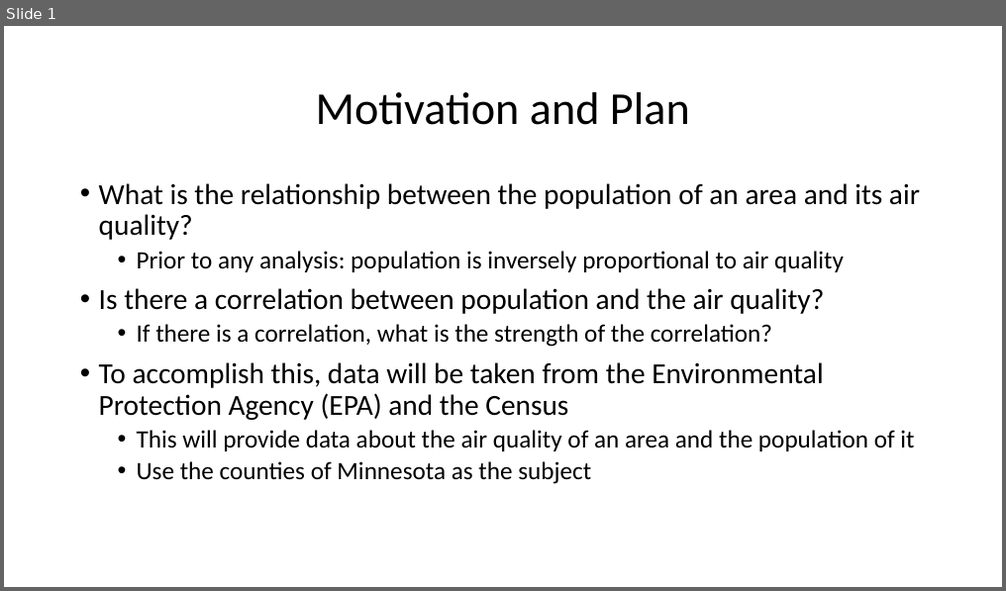
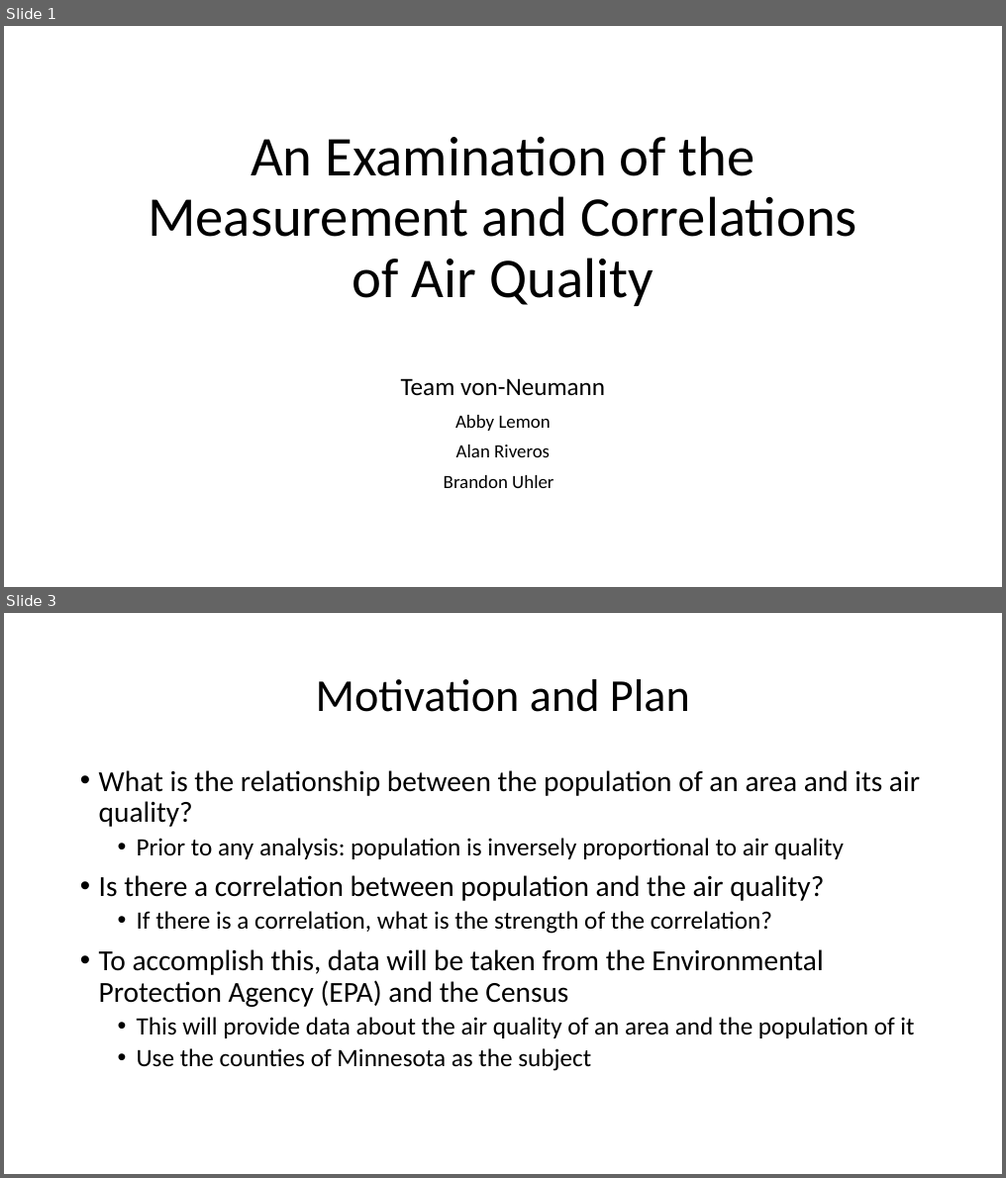
Before and after one commit to abbylemon/fake-news, a slide deck: Data_Project_Deck_1.pptx. Shown one above the other, each under a label of ours: slide 1 before the commit, slides 1 and 3 after it; the slides between them are not shown. The pictures are 1006x591 and 1006x1178 pixels, drawn with LibreOffice and Linux fonts; fonts in the diff are those of the drawing. Boxes give left, top, right and bottom in pixels: in the first picture for what was removed or moved away, otherwise in the second. Text is boxed around its words. In the diff, an @@ line names an element or a change of style, - is before the commit and + after.

Commit message:
adding new code and ppt from alan

```diff
--- a/Data_Project_Deck_1.pptx
+++ b/Data_Project_Deck_1.pptx
@@ slide 1 added at (4,26,1002,587), background #FFFFFF @@
@@ title added at (148,136,857,306), 54 pt, text #000000 @@
+An Examination of the Measurement and Correlations of Air Quality
@@ subtitle added at (401,378,605,488), 18 pt, text #000000 @@
+Team von-Neumann
+Abby Lemon
+Alan Riveros
+Brandon Uhler
@@ what was slide 1 is now slide 3 @@
```
Also in this commit, not shown: 5 other slides added, 2 other files.
